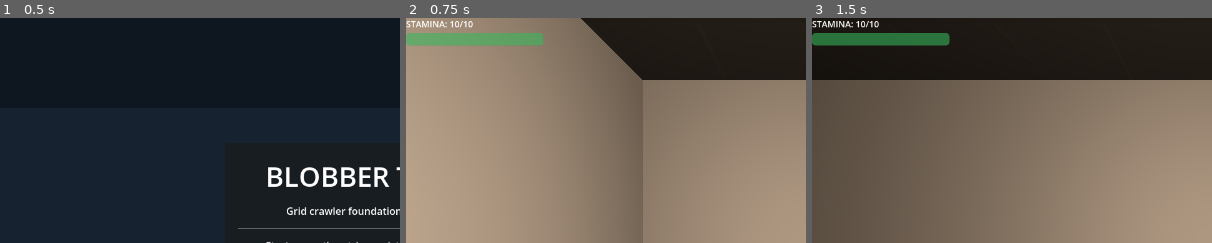
Above: before the commit, frames 1-3 (left to right).
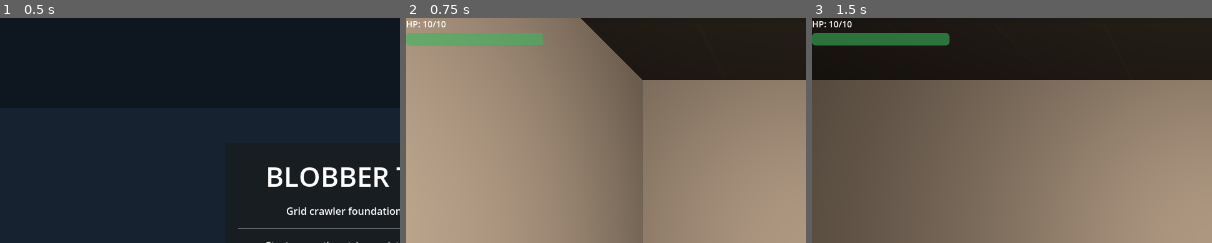
Above: after the commit, the same moments.

Repository: adamico/blobber-godot
Game: Godot game, scene res://scenes/title/title_screen.tscn
Two runs of this game, one before a commit and one after it. Both use one fixed random seed, a clock stepped at 60 frames per second and the inputs below.
Inputs (mouse positions are % of the whole screen's width and height, from its top left):
- Up to frame 1 (0.5 s): no input
- Up to frame 2 (0.75 s): click "Start Game" at 0.5 s
- Up to frame 3 (1.5 s): tap Enter (ui_accept) at 1.25 s; move the mouse to (72, 45) at 1.27 s; hold D (move_right) from 1.28 s (still down); tap 1 (use_slot_1) at 1.35 s; click (72, 45) at 1.42 s
The pictures show only the part of the screen within x 0-50%, y 0-50%; the shares and areas given below are measured in that part.

Frame 1 is identical in both runs. In frame 2, 0.3% of the frame differs, in the area x 0-17%, y 1-5%; in frame 3, 0.3%.

Commit message:
refactor: replace stamina system with HP and update HUD configuration to use exported PackedScenes

Diff:
--- a/scenes/player/player.gd
+++ b/scenes/player/player.gd
@@ -15,7 +15,6 @@
 var _active_tween: Tween
 var _blocked_tween: Tween
 var inventory
-var is_exhausted: bool = false
 
 
 func _ready() -> void:
@@ -60,16 +59,13 @@
 	# Handle slot use actions directly (not grid commands)
 	match action:
 		&"use_slot_1":
-			if not is_exhausted:
-				turn_action_performed.emit(GridCommand.Type.USE_SLOT_1)
+			turn_action_performed.emit(GridCommand.Type.USE_SLOT_1)
 			return true
 		&"use_slot_2":
-			if not is_exhausted:
-				turn_action_performed.emit(GridCommand.Type.USE_SLOT_2)
+			turn_action_performed.emit(GridCommand.Type.USE_SLOT_2)
 			return true
 		&"use_slot_3":
-			if not is_exhausted:
-				turn_action_performed.emit(GridCommand.Type.USE_SLOT_3)
+			turn_action_performed.emit(GridCommand.Type.USE_SLOT_3)
 			return true
 
 	var cmd: int = _command_for_action(action)
--- a/scenes/world/main.gd
+++ b/scenes/world/main.gd
@@ -8,8 +8,21 @@
 @export var show_debug_panel := false
 @export var show_minimap_overlay := false
 @export_enum("Snap", "Smooth") var active_movement_preset := "Smooth"
-@export var preset_snap_path := "res://resources/presets/movement_config_snap.tres"
-@export var preset_smooth_path := "res://resources/presets/movement_config_smooth.tres"
+@export var preset_snap_config: MovementConfig
+@export var preset_smooth_config: MovementConfig
+
+@export_group("HUD Scenes")
+@export var hp_hud_scene: PackedScene
+@export var belt_hud_scene: PackedScene
+@export var clean_hud_scene: PackedScene
+
+@export_group("Entities & Items")
+@export var hazard_scene: PackedScene
+@export var mop_item: ItemData
+@export var vac_item: ItemData
+@export var sponge_item: ItemData
+
+@export_group("Overlays")
 @export_file("*.tscn") \
 var overlay_victory_scene_path := "res://scenes/overlays/victory_overlay.tscn"
 @export_file("*.tscn") \
@@ -49,15 +62,6 @@
 # New turn manager
 var _turn_manager: WorldTurnManager
 
-const StaminaHUDScene := preload("res://ui/stamina_hud.tscn")
-const BeltHUDScene := preload("res://ui/belt_hud.tscn")
-const CleanHUDScene := preload("res://ui/clean_hud.tscn")
-
-const HazardScene := preload("res://scenes/hazards/hazard.tscn")
-const MopItem := preload("res://resources/items/hydro_mop.tres")
-const VacItem := preload("res://resources/items/spectral_vac.tres")
-const SpongeItem := preload("res://resources/items/inert_sponge.tres")
-
 
 func _ready() -> void:
 	_context_orchestrator = get_node_or_null(NODE_CONTEXT_ORCHESTRATOR) as WorldContextOrchestrator
@@ -179,8 +183,8 @@
 		_player,
 		preset_name,
 		active_movement_preset,
-		preset_snap_path,
-		preset_smooth_path,
+		preset_snap_config,
+		preset_smooth_config,
 	)
 	active_movement_preset = String(result.get("active_name", active_movement_preset))
 	return bool(result.get("ok", false))
@@ -258,17 +262,20 @@
 	if layer == null:
 		return
 
-	var stamina_hud := StaminaHUDScene.instantiate()
-	layer.add_child(stamina_hud)
-	stamina_hud.configure(_player)
-
-	var belt_hud := BeltHUDScene.instantiate()
-	layer.add_child(belt_hud)
-	belt_hud.configure(_player)
-
-	var clean_hud := CleanHUDScene.instantiate()
-	layer.add_child(clean_hud)
-	clean_hud.configure(_turn_manager)
+	if hp_hud_scene != null:
+		var hp_hud := hp_hud_scene.instantiate()
+		layer.add_child(hp_hud)
+		hp_hud.configure(_player)
+
+	if belt_hud_scene != null:
+		var belt_hud := belt_hud_scene.instantiate()
+		layer.add_child(belt_hud)
+		belt_hud.configure(_player)
+
+	if clean_hud_scene != null:
+		var clean_hud := clean_hud_scene.instantiate()
+		layer.add_child(clean_hud)
+		clean_hud.configure(_turn_manager)
 
 
 func _author_floor_1() -> void:
@@ -291,9 +298,9 @@
 	valid_cells.shuffle()
 
 	if valid_cells.size() >= 6:
-		_spawn_pickup(valid_cells.pop_back(), MopItem)
-		_spawn_pickup(valid_cells.pop_back(), VacItem)
-		_spawn_pickup(valid_cells.pop_back(), SpongeItem)
+		_spawn_pickup(valid_cells.pop_back(), mop_item)
+		_spawn_pickup(valid_cells.pop_back(), vac_item)
+		_spawn_pickup(valid_cells.pop_back(), sponge_item)
 
 		_spawn_hazard(valid_cells.pop_back(), RpsSystem.HazardClass.FLAMMABLE)
 		_spawn_hazard(valid_cells.pop_back(), RpsSystem.HazardClass.UNDEAD)
@@ -301,7 +308,9 @@
 
 
 func _spawn_hazard(cell: Vector2i, htype: RpsSystem.HazardClass) -> void:
-	var h = HazardScene.instantiate() as Hazard
+	if hazard_scene == null:
+		return
+	var h = hazard_scene.instantiate() as Hazard
 	h.hazard_class = htype
 	h.initial_cell = cell
 
--- a/scenes/world/main.tscn
+++ b/scenes/world/main.tscn
@@ -2,13 +2,22 @@
 
 [ext_resource type="Script" uid="uid://gu3lsi7vt4st" path="res://scenes/world/main.gd" id="1_wbupf"]
 [ext_resource type="PackedScene" uid="uid://fib5upfjwmcx" path="res://scenes/player/player.tscn" id="2_7tdlr"]
+[ext_resource type="Resource" path="res://resources/presets/movement_config_snap.tres" id="2_713oj"]
+[ext_resource type="Resource" path="res://resources/presets/movement_config_smooth.tres" id="3_r3w6i"]
 [ext_resource type="Resource" uid="uid://bpsbwt82uliw4" path="res://resources/movement_config.tres" id="3_tt8nk"]
 [ext_resource type="MeshLibrary" uid="uid://bxgdx6gy414a7" path="res://resources/mesh_library/simple_mesh_library.tres" id="4_6r0uj"]
+[ext_resource type="PackedScene" path="res://ui/hp_hud.tscn" id="4_ggkmy"]
 [ext_resource type="Script" uid="uid://c7krl4pwfdtn5" path="res://scenes/overlays/minimap_overlay.gd" id="5_1h5vq"]
+[ext_resource type="PackedScene" path="res://ui/belt_hud.tscn" id="5_28gua"]
 [ext_resource type="Script" uid="uid://1vfbj4weoq0b" path="res://scenes/world/modules/world_overlay_module.gd" id="6_75n3u"]
+[ext_resource type="PackedScene" path="res://ui/clean_hud.tscn" id="6_e3mvx"]
+[ext_resource type="PackedScene" path="res://scenes/hazards/hazard.tscn" id="7_8ap0l"]
 [ext_resource type="Script" uid="uid://e0fqu3puk2jv" path="res://scenes/world/modules/world_scene_initializer_module.gd" id="7_tk6wu"]
+[ext_resource type="Resource" path="res://resources/items/hydro_mop.tres" id="8_5ebq0"]
 [ext_resource type="Script" uid="uid://b8gr54moprd5" path="res://scenes/world/modules/world_grid_module.gd" id="8_aln2x"]
 [ext_resource type="Script" uid="uid://03i62ypeorjw" path="res://scenes/world/modules/world_encounter_module.gd" id="9_obv6f"]
+[ext_resource type="Resource" path="res://resources/items/spectral_vac.tres" id="9_tsn8l"]
+[ext_resource type="Resource" path="res://resources/items/inert_sponge.tres" id="10_1notw"]
 [ext_resource type="Script" uid="uid://cbe2icf2qc83t" path="res://scenes/world/modules/world_run_outcome_module.gd" id="10_q8k5u"]
 [ext_resource type="Script" uid="uid://jtgb5hi51epy" path="res://scenes/world/modules/world_ui_module.gd" id="11_jv3ce"]
 [ext_resource type="Script" uid="uid://cff7ym466bd6l" path="res://scenes/world/modules/world_state_orchestrator.gd" id="12_4j8kp"]
@@ -47,7 +56,19 @@
 
 [node name="Main" type="Node3D" unique_id=1276884268]
 script = ExtResource("1_wbupf")
+occupancy_wall_layer = null
+auto_align_gridmap_visual = null
 show_debug_panel = true
+show_minimap_overlay = null
+preset_snap_config = ExtResource("2_713oj")
+preset_smooth_config = ExtResource("3_r3w6i")
+hp_hud_scene = ExtResource("4_ggkmy")
+belt_hud_scene = ExtResource("5_28gua")
+clean_hud_scene = ExtResource("6_e3mvx")
+hazard_scene = ExtResource("7_8ap0l")
+mop_item = ExtResource("8_5ebq0")
+vac_item = ExtResource("9_tsn8l")
+sponge_item = ExtResource("10_1notw")
 
 [node name="Player" parent="." unique_id=1354958968 instance=ExtResource("2_7tdlr")]
 transform = Transform3D(1, 0, 0, 0, 1, 0, 0, 0, 1, 8, 0, -3)
--- a/scenes/world/modules/world_movement_orchestrator.gd
+++ b/scenes/world/modules/world_movement_orchestrator.gd
@@ -8,22 +8,21 @@
 		player,
 		preset_name: String,
 		active_preset_name: String,
-		preset_snap_path: String,
-		preset_smooth_path: String,
+		snap_config: MovementConfig,
+		smooth_config: MovementConfig,
 ) -> Dictionary:
 	if player == null:
 		return { "ok": false, "active_name": active_preset_name }
 
 	var selected_name := preset_name if not preset_name.is_empty() else active_preset_name
 	var preset_key := selected_name.strip_edges().to_lower()
-	var selected_path := preset_smooth_path
+	var selected_preset := smooth_config
 	var resolved_active_name := "Smooth"
 
 	if preset_key == PRESET_SNAP:
-		selected_path = preset_snap_path
+		selected_preset = snap_config
 		resolved_active_name = "Snap"
 
-	var selected_preset := load(selected_path) as MovementConfig
 	if selected_preset == null:
 		return { "ok": false, "active_name": active_preset_name }
 
--- a/scenes/world/modules/world_turn_manager.gd
+++ b/scenes/world/modules/world_turn_manager.gd
@@ -5,11 +5,9 @@
 
 signal turn_completed
 signal clean_status_changed(cleared: int, total: int)
-signal player_exhausted
 signal player_died
 
 const HAZARD_GROUP := &"hazards"
-const WALL_BUMP_STAMINA_COST := 1
 
 var _player: Player
 var _encounter_module: WorldEncounterModule
@@ -54,20 +52,14 @@
 	if _player == null or _player.inventory == null:
 		return
 
-	if _player.is_exhausted:
-		return # Tools locked while exhausted
-
 	var item = _player.inventory.get_item_at(slot_index) as ItemData
 	if item == null:
 		return
 
 	if item.item_type == ItemData.ItemType.CONSUMABLE:
 		_player.inventory.use_item(slot_index, _player.stats)
-		_update_exhausted_state()
 	else:
 		_use_tool_on_facing(item, slot_index)
-		if _player.stats != null:
-			_player.stats.take_damage(1)
 
 	_tick_enemies()
 	_check_contact_damage_from_enemies()
@@ -76,16 +68,15 @@
 
 
 func process_wall_bump() -> void:
-	## Called when player bumps a wall or stationary hazard (pass turn).
-	if _player != null and _player.stats != null and not _player.is_exhausted:
-		var target_cell := _player.grid_state.cell + GridDefinitions.facing_to_vec2i(_player.grid_state.facing)
+	## Pass turn when player bumps a wall or stationary hazard.
+	if _player != null and _player.stats != null:
+		var facing_vec := GridDefinitions.facing_to_vec2i(_player.grid_state.facing)
+		var target_cell := _player.grid_state.cell + facing_vec
 		var hazards = _get_hazards_at(target_cell)
 
 		if hazards.size() > 0:
 			for h in hazards:
 				h.deal_contact_damage(_player.stats)
-		else:
-			_player.stats.take_damage(WALL_BUMP_STAMINA_COST)
 
 	_tick_enemies()
 	_check_contact_damage_from_enemies()
@@ -180,20 +171,9 @@
 
 
 func _post_turn_checks() -> void:
-	_update_exhausted_state()
-
 	if _player != null and _player.stats != null:
-		if _player.is_exhausted and _player.stats.health <= 0:
+		if _player.stats.health <= 0:
 			player_died.emit()
-
-
-func _update_exhausted_state() -> void:
-	if _player == null or _player.stats == null:
-		return
-	var was_exhausted := _player.is_exhausted
-	_player.is_exhausted = _player.stats.health <= 0
-	if _player.is_exhausted and not was_exhausted:
-		player_exhausted.emit()
 
 
 func _collect_pickups(player_cell: Vector2i) -> void:
--- a/ui/belt_hud.gd
+++ b/ui/belt_hud.gd
@@ -1,6 +1,6 @@
 extends Control
 ## Always-visible 3-slot utility belt at the bottom of the screen.
-## Shows item name and slot key (1/2/3). Grayed out when Exhausted.
+## Shows item name and slot key (1/2/3).
 
 @onready var _slot_1_label: Label = $HBox/Slot1/Label
 @onready var _slot_2_label: Label = $HBox/Slot2/Label
@@ -26,17 +26,34 @@
 
 func _refresh() -> void:
 	if _player == null or _player.inventory == null:
-		_set_slot(_slot_1_label, _slot_1_key, _slot_1_panel, null, "1", false)
-		_set_slot(_slot_2_label, _slot_2_key, _slot_2_panel, null, "2", false)
-		_set_slot(_slot_3_label, _slot_3_key, _slot_3_panel, null, "3", false)
+		_set_slot(_slot_1_label, _slot_1_key, _slot_1_panel, null, "1")
+		_set_slot(_slot_2_label, _slot_2_key, _slot_2_panel, null, "2")
+		_set_slot(_slot_3_label, _slot_3_key, _slot_3_panel, null, "3")
 		return
 
 	var items = _player.inventory.get_items() as Array[ItemData]
-	var exhausted := _player.is_exhausted
 
-	_set_slot(_slot_1_label, _slot_1_key, _slot_1_panel, items[0] if items.size() > 0 else null, "1", exhausted)
-	_set_slot(_slot_2_label, _slot_2_key, _slot_2_panel, items[1] if items.size() > 1 else null, "2", exhausted)
-	_set_slot(_slot_3_label, _slot_3_key, _slot_3_panel, items[2] if items.size() > 2 else null, "3", exhausted)
+	_set_slot(
+		_slot_1_label,
+		_slot_1_key,
+		_slot_1_panel,
+		items[0] if items.size() > 0 else null,
+		"1",
+	)
+	_set_slot(
+		_slot_2_label,
+		_slot_2_key,
+		_slot_2_panel,
+		items[1] if items.size() > 1 else null,
+		"2",
+	)
+	_set_slot(
+		_slot_3_label,
+		_slot_3_key,
+		_slot_3_panel,
+		items[2] if items.size() > 2 else null,
+		"3",
+	)
 
 
 func _set_slot(
@@ -45,7 +62,6 @@
 		panel: PanelContainer,
 		item: ItemData,
 		key: String,
-		exhausted: bool,
 ) -> void:
 	if key_label != null:
 		key_label.text = "[%s]" % key
@@ -57,4 +73,4 @@
 			label.text = "- Empty -"
 
 	if panel != null:
-		panel.modulate.a = 0.4 if (exhausted or item == null) else 1.0
+		panel.modulate.a = 0.4 if item == null else 1.0
--- a/ui/stamina_hud.gd
+++ b/ui/hp_hud.gd
@@ -1,6 +1,6 @@
 extends Control
 
-## Always-visible Stamina bar. Shows "EXHAUSTED" warning when Stamina = 0.
+## Always-visible HP bar.
 
 @onready var _bar: ProgressBar = $VBox/ProgressBar
 @onready var _label: Label = $VBox/Label
@@ -27,11 +27,11 @@
 		_bar.value = _player.stats.health
 
 	if _label != null:
-		_label.text = "STAMINA: %d/%d" % [_player.stats.health, _player.stats.max_health]
+		_label.text = "HP: %d/%d" % [_player.stats.health, _player.stats.max_health]
 
 	if _status_label != null:
-		if _player.is_exhausted:
-			_status_label.text = "⚠ EXHAUSTED — TOOLS LOCKED"
+		if _player.stats.health <= 0:
+			_status_label.text = "⚠ OPERATIVE TERMINATED"
 			_status_label.visible = true
 			if _bar != null:
 				_bar.modulate = Color(1.0, 0.3, 0.3)
--- a/ui/stamina_hud.tscn
+++ b/ui/hp_hud.tscn
@@ -1,8 +1,8 @@
 [gd_scene load_steps=2 format=3]
 
-[ext_resource type="Script" path="res://ui/stamina_hud.gd" id="1"]
+[ext_resource type="Script" path="res://ui/hp_hud.gd" id="1"]
 
-[node name="StaminaHUD" type="Control"]
+[node name="HPHUD" type="Control"]
 layout_mode = 1
 anchors_preset = 0
 offset_right = 220.0
@@ -20,7 +20,7 @@
 [node name="Label" type="Label" parent="VBox"]
 layout_mode = 2
 theme_override_font_sizes/font_size = 14
-text = "STAMINA: 10/10"
+text = "HP: 10/10"
 
 [node name="ProgressBar" type="ProgressBar" parent="VBox"]
 custom_minimum_size = Vector2(200, 20)
@@ -34,4 +34,4 @@
 layout_mode = 2
 theme_override_colors/font_color = Color(1, 0.3, 0.3, 1)
 theme_override_font_sizes/font_size = 12
-text = "⚠ EXHAUSTED — TOOLS LOCKED"
+text = "⚠ OPERATIVE TERMINATED — CRITICAL FAILURE"
Not shown, added: ui/hp_hud.gd.uid
Not shown, removed: ui/stamina_hud.gd.uid
Not shown, changed: docs/the-sweep/brainstorm.md
Not shown, added: docs/the-sweep/design.md
Not shown, added: docs/the-sweep/rps.md
